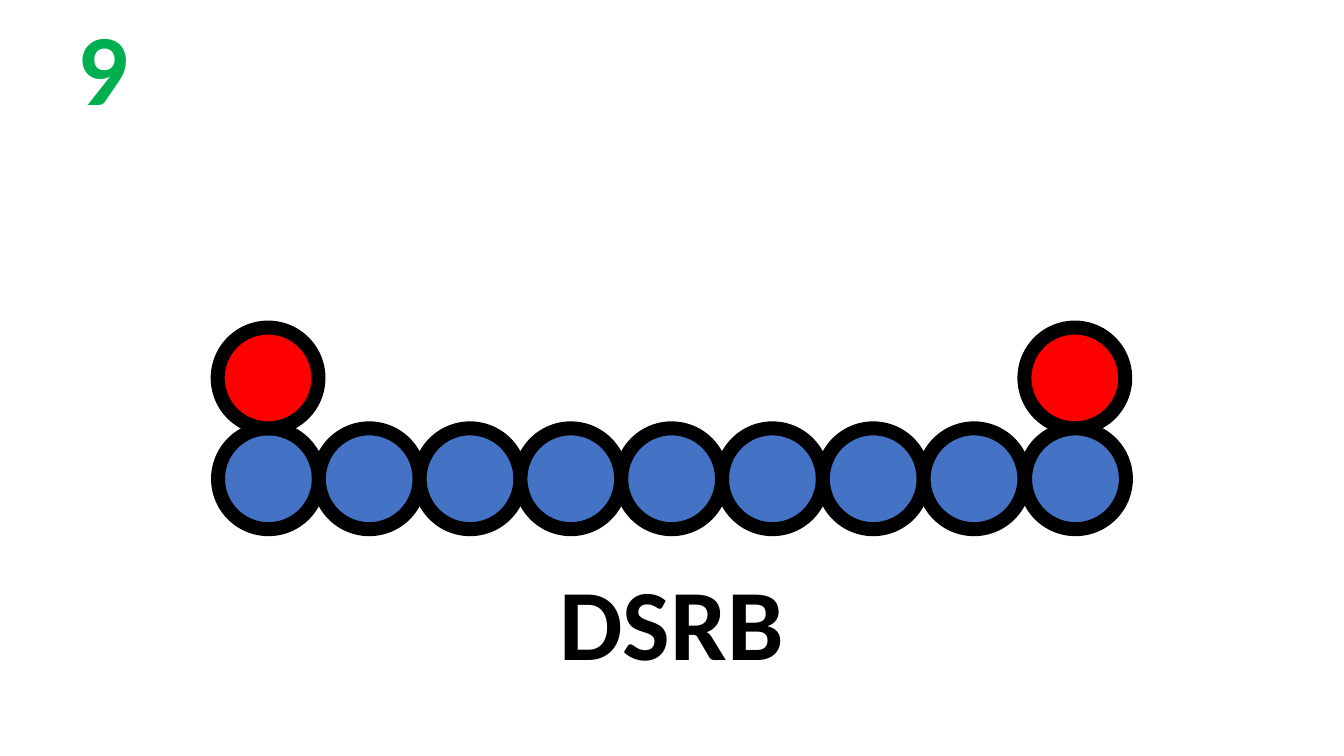
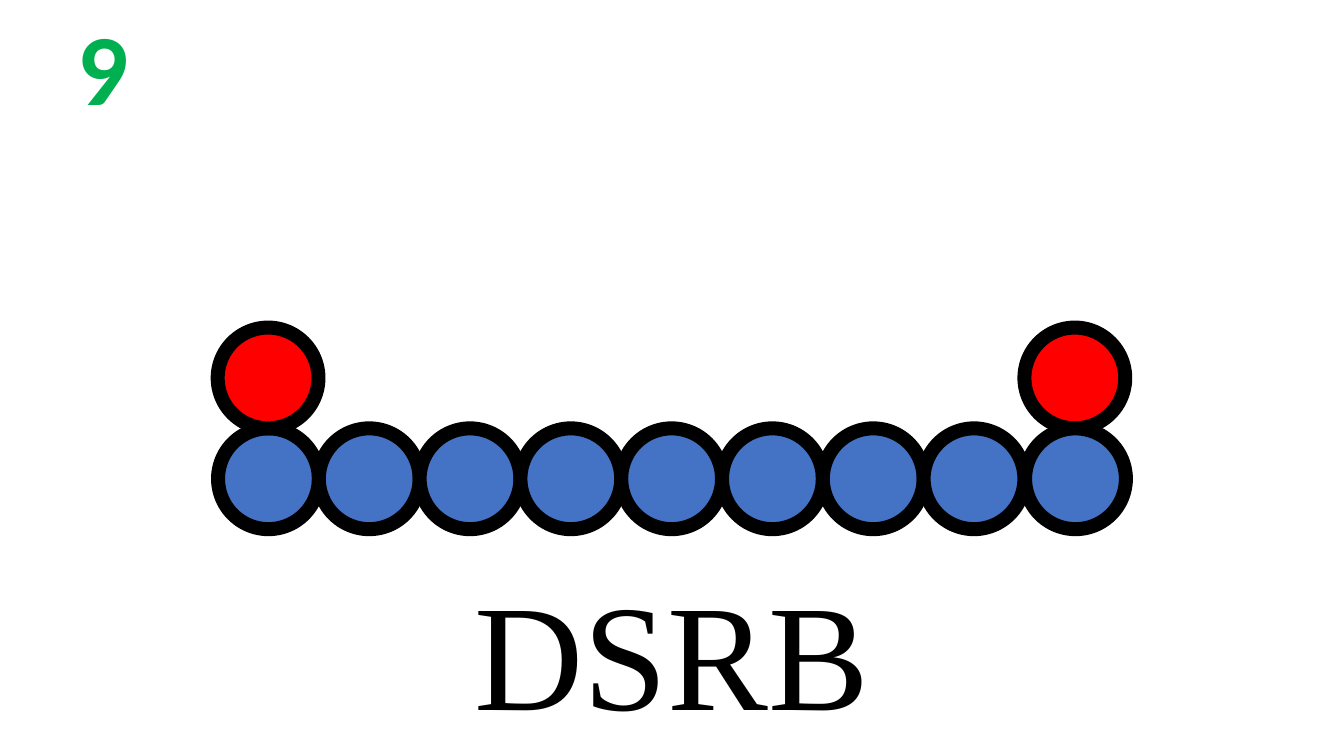
Before and after one commit to rzk1/ullmann, a slide deck: slide 12 of Labels/labels.pptx. Drawn at 1344x756 pixels with LibreOffice and Linux fonts; fonts in the diff are those of the drawing. Boxes give left, top, right and bottom in pixels: in the first picture for what was removed or moved away, otherwise in the second. Text is boxed around its words. In the diff, an @@ line names an element or a change of style, - is before the commit and + after.

Commit message:
Font

```diff
--- a/Labels/labels.pptx
+++ b/Labels/labels.pptx
@@ text "DSRB": place and size @@
-text "DSRB" at (559,594,783,661)
+text "DSRB" at (474,610,869,712)
@@ text "DSRB" at (474,610,869,712): size 72 to 108 pt, font Calibri to Times New Roman, bold off @@
```
Also in this commit, not shown: 23 other slides changed.
